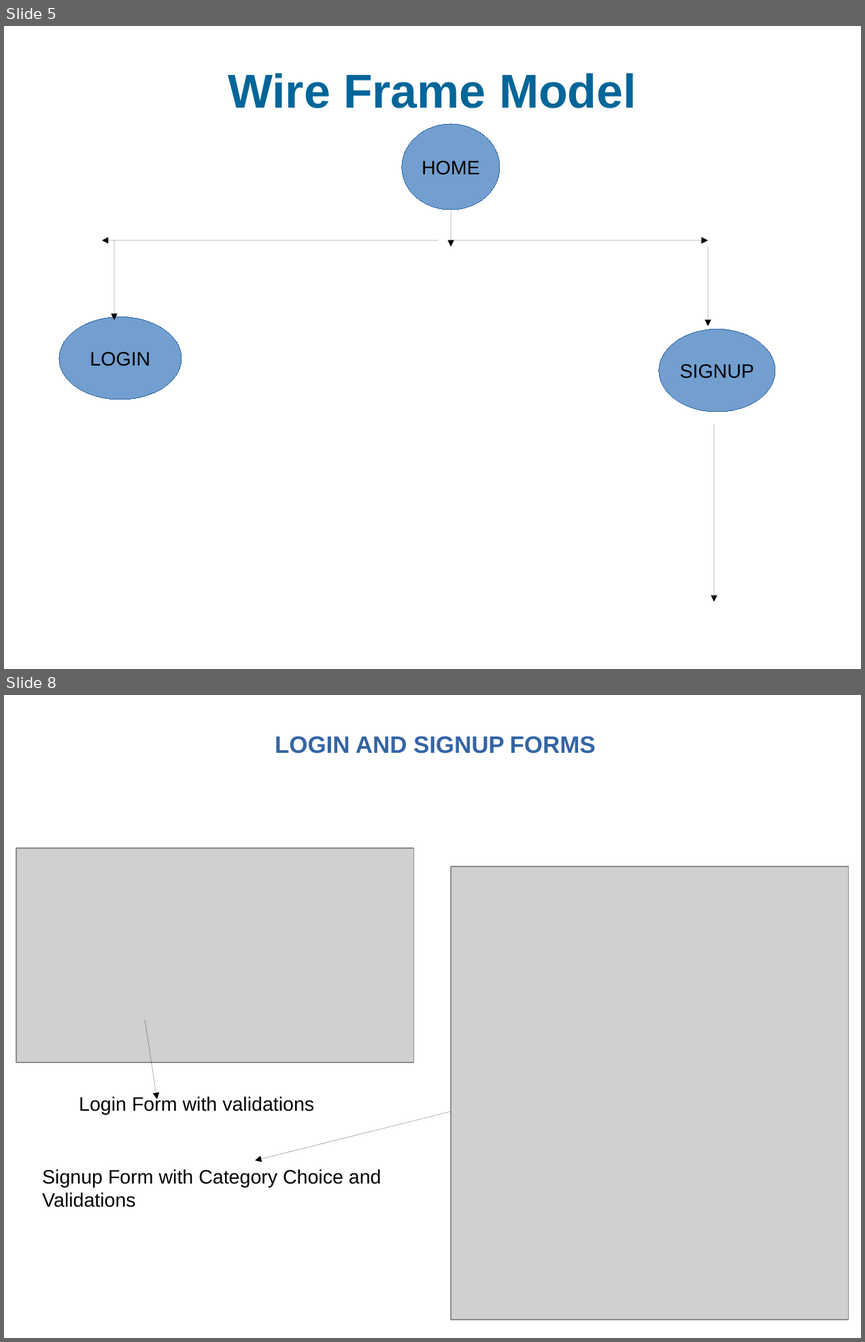
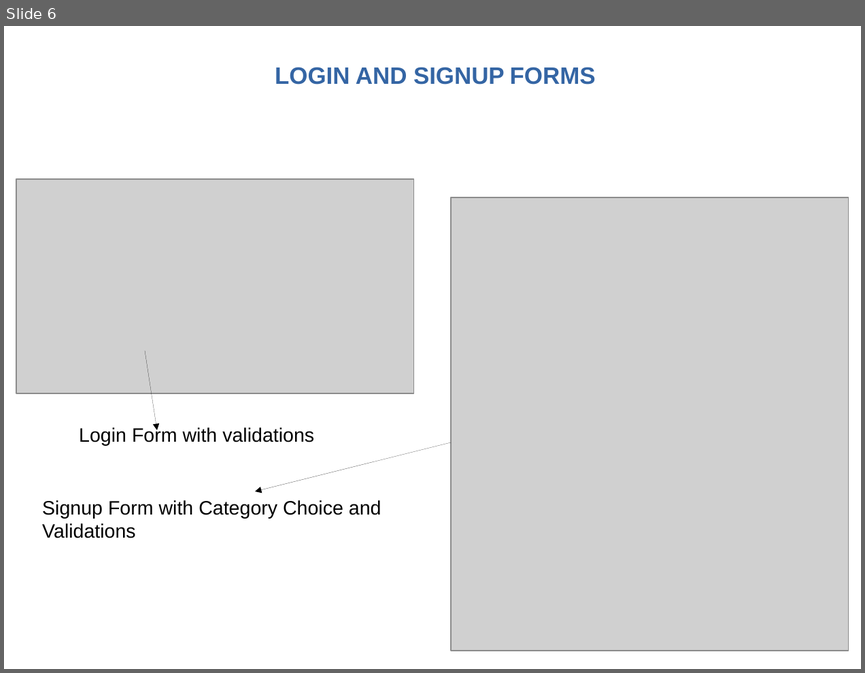
Before and after one commit to lokesh9026/backend, a slide deck: djangoproject/ppt.odp. Shown one above the other, each under a label of ours: slides 5 and 8 before the commit, slide 6 after it; the slides between them are not shown. The pictures are 865x1342 and 865x673 pixels, drawn with LibreOffice and Linux fonts; fonts in the diff are those of the drawing; grey boxes stand for pictures; background and template pictures are left out. Boxes give left, top, right and bottom in pixels: in the first picture for what was removed or moved away, otherwise in the second. Text is boxed around its words. In the diff, an @@ line names an element or a change of style, - is before the commit and + after.

```diff
--- a/djangoproject/ppt.odp
+++ b/djangoproject/ppt.odp
@@ slide 5 removed at box(4, 26, 861, 669), background #FFFFFF @@
@@ title removed at box(228, 73, 636, 108) @@
-Wire Frame Model
@@ ellipse removed at box(402, 124, 500, 210) @@
-HOME
@@ arrow removed from (451, 210) to (451, 246) @@
@@ arrow removed from (439, 241) to (102, 241) @@
@@ arrow removed from (114, 241) to (114, 320) @@
@@ arrow removed from (451, 241) to (708, 241) @@
@@ arrow removed from (708, 246) to (708, 326) @@
@@ ellipse removed at box(59, 317, 181, 399) @@
-LOGIN
@@ ellipse removed at box(660, 329, 776, 412) @@
-SIGNUP
@@ arrow removed from (714, 424) to (714, 601) @@
@@ what was slide 8 is now slide 6 @@
```
Also in this commit, not shown: 4 slides changed, 2 slides added, 3 other slides removed, 30 other files.
